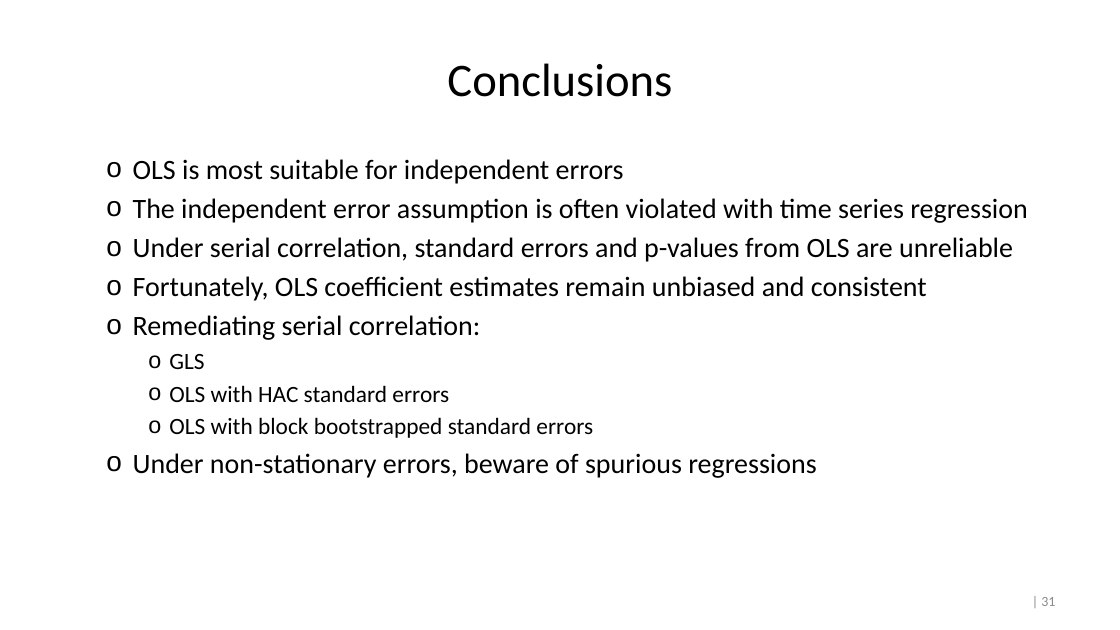
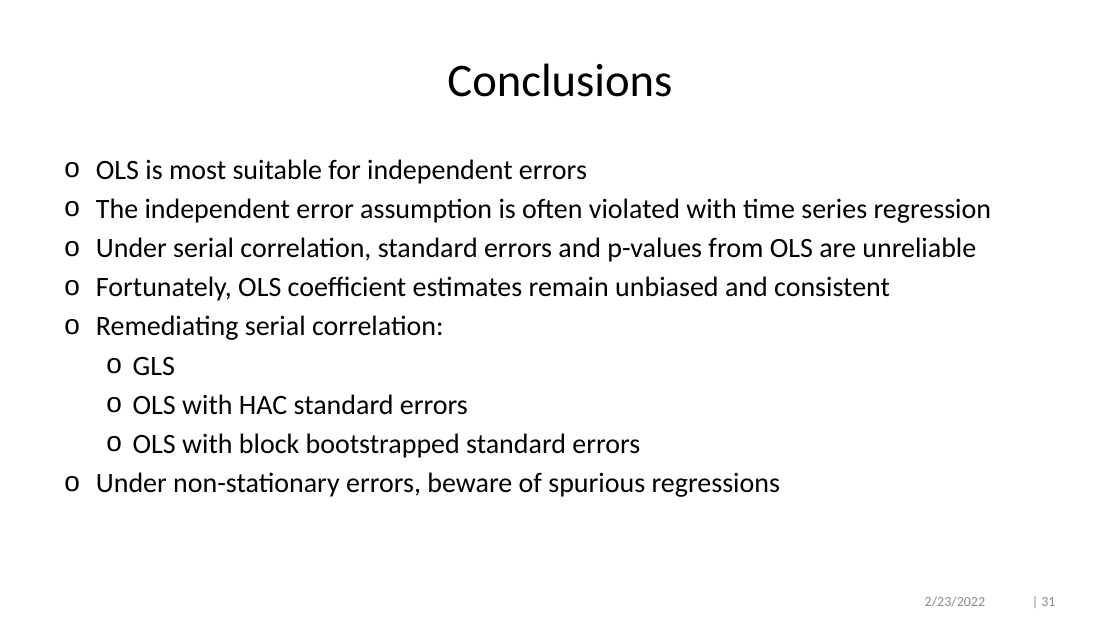
Before and after one commit to crossxwill/Northwestern_MSIA_2022, a slide deck: slide 31 of time_series_regression.pptx. Drawn at 1120x630 pixels with LibreOffice and Linux fonts; fonts in the diff are those of the drawing. Boxes give left, top, right and bottom in pixels: in the first picture for what was removed or moved away, otherwise in the second. Text is boxed around its words. In the diff, an @@ line names an element or a change of style, - is before the commit and + after.

```diff
--- a/time_series_regression.pptx
+++ b/time_series_regression.pptx
@@ text "OLS is most suitable for ..." at [96, 159, 992, 497]: size 20 to 24 pt in "GLS", "OLS with HAC standard errors", "OLS with block bootstrapped standard errors"; list level 2 to 1 in "OLS is most suitable for ..."; list level 2 to 1 in "The independent error assumption is ..."; list level 2 to 1 in "Under serial correlation, standard errors ..."; list level 2 to 1 in "Fortunately, OLS coefficient estimates remain ..."; list level 2 to 1 in "Remediating serial correlation:"; list level 3 to 2 in "GLS"; list level 3 to 2 in "OLS with HAC standard errors"; list level 3 to 2 in "OLS with block bootstrapped standard ..."; list level 2 to 1 in "Under non-stationary errors, beware of ..." @@
@@ text added at [925, 596, 985, 607], 12 pt, text #8C8C8C @@
+2/23/2022
```
Also in this commit, not shown: 30 other slides changed, 2 other files.
